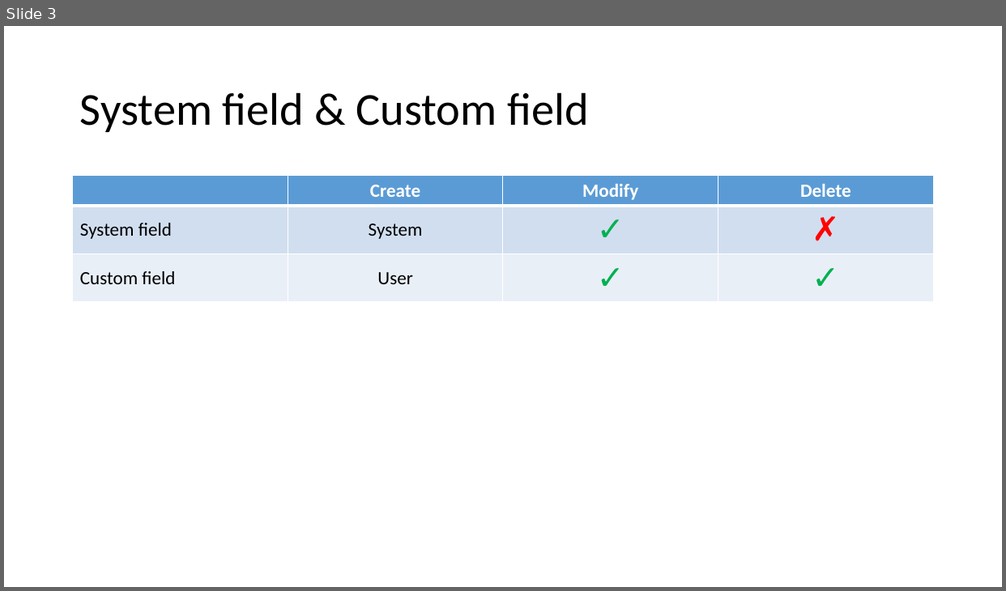
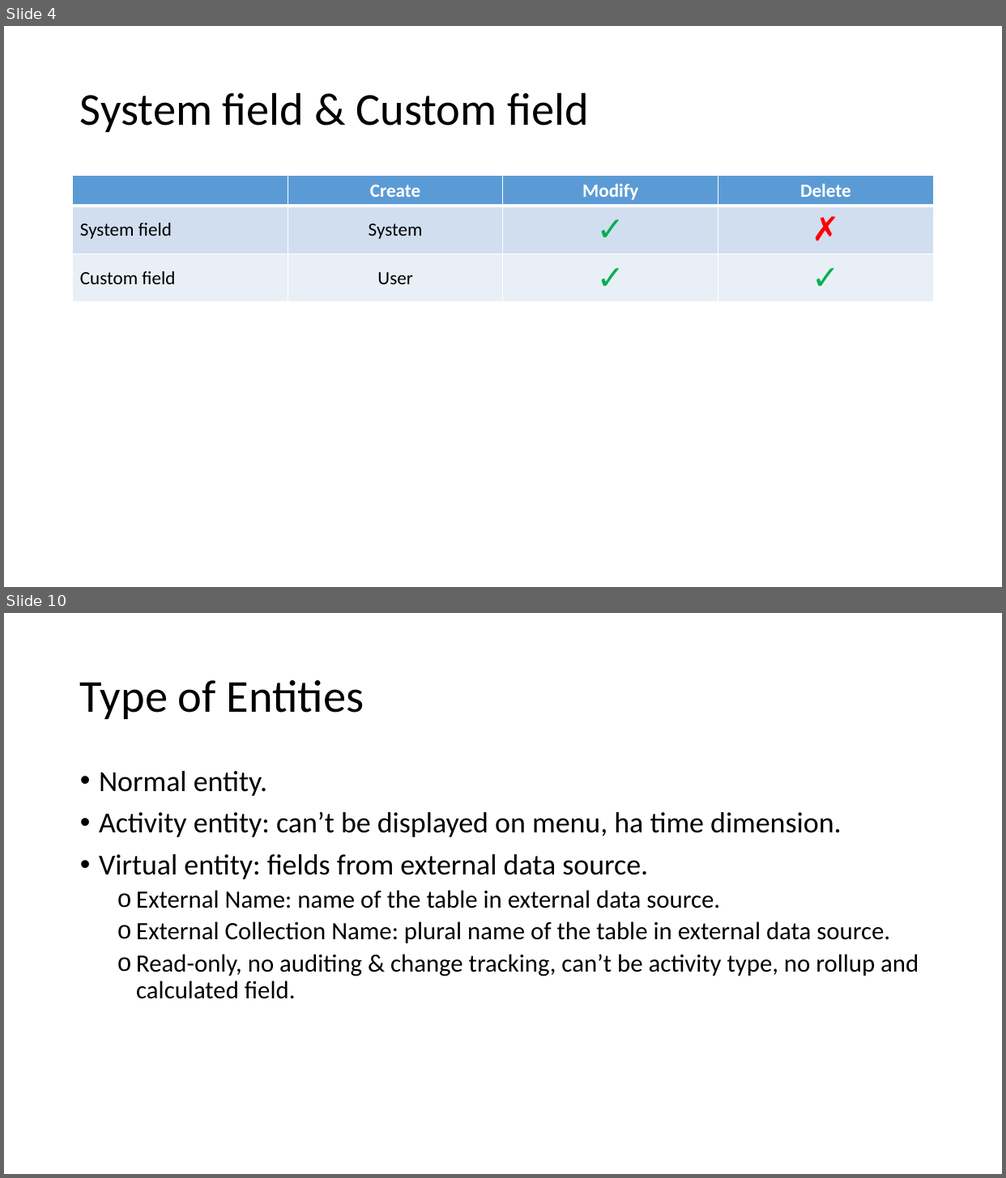
Before and after one commit to hevilhuy/Reports, a slide deck: Document/Report 2.pptx. Shown one above the other, each under a label of ours: slide 3 before the commit, slides 4 and 10 after it; the slides between them are not shown. The pictures are 1006x591 and 1006x1178 pixels, drawn with LibreOffice and Linux fonts; fonts in the diff are those of the drawing. Boxes give left, top, right and bottom in pixels: in the first picture for what was removed or moved away, otherwise in the second. Text is boxed around its words. In the diff, an @@ line names an element or a change of style, - is before the commit and + after.

```diff
--- a/Document/Report 2.pptx
+++ b/Document/Report 2.pptx
@@ slide 10 added at (4,613,1002,1174), background #FFFFFF @@
@@ title added at (80,680,364,719), 44 pt, text #000000 @@
+Type of Entities
@@ text added at (99,771,918,999), 24 pt, text #000000 @@
+• Normal entity.
+• Activity entity: can’t be displayed on menu, ha time dimension.
+• Virtual entity: fields from external data source.
+  o External Name: name of the table in external data source.
+  o External Collection Name: plural name of the table in external data source.
+  o Read-only, no auditing & change tracking, can’t be activity type, no rollup and calculated field.
@@ what was slide 3 is now slide 4 @@
```
Also in this commit, not shown: 2 slides changed, 25 other slides added, 1 slide removed, 1 other file.
